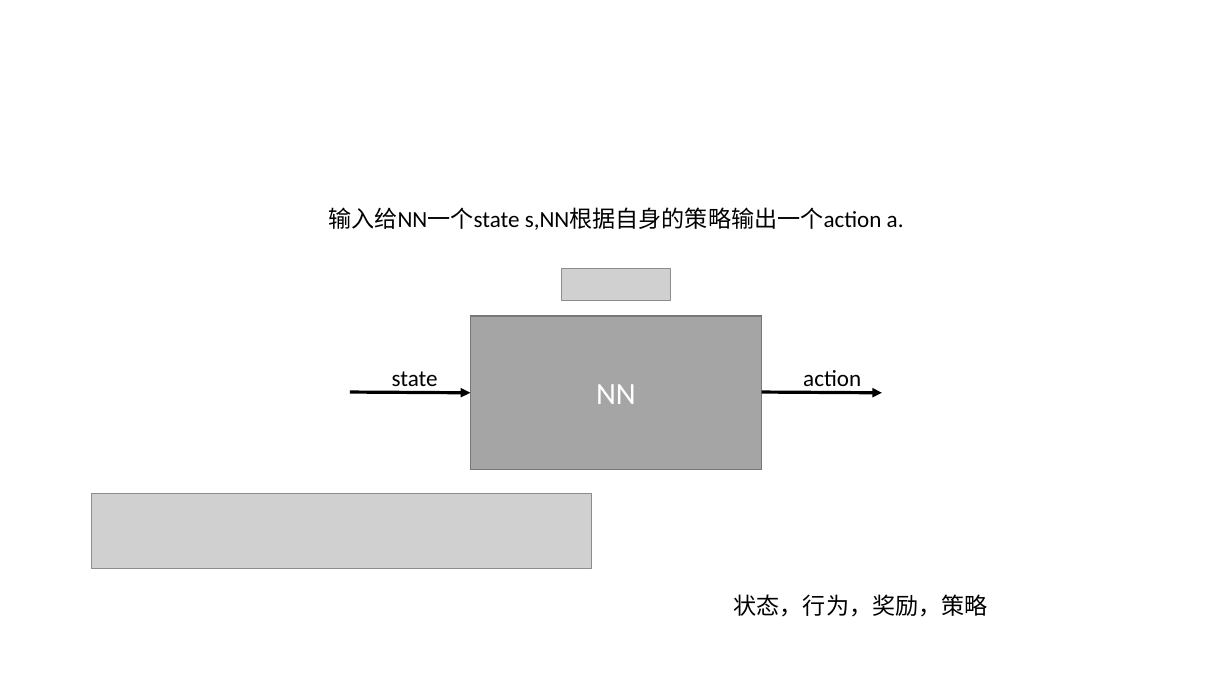
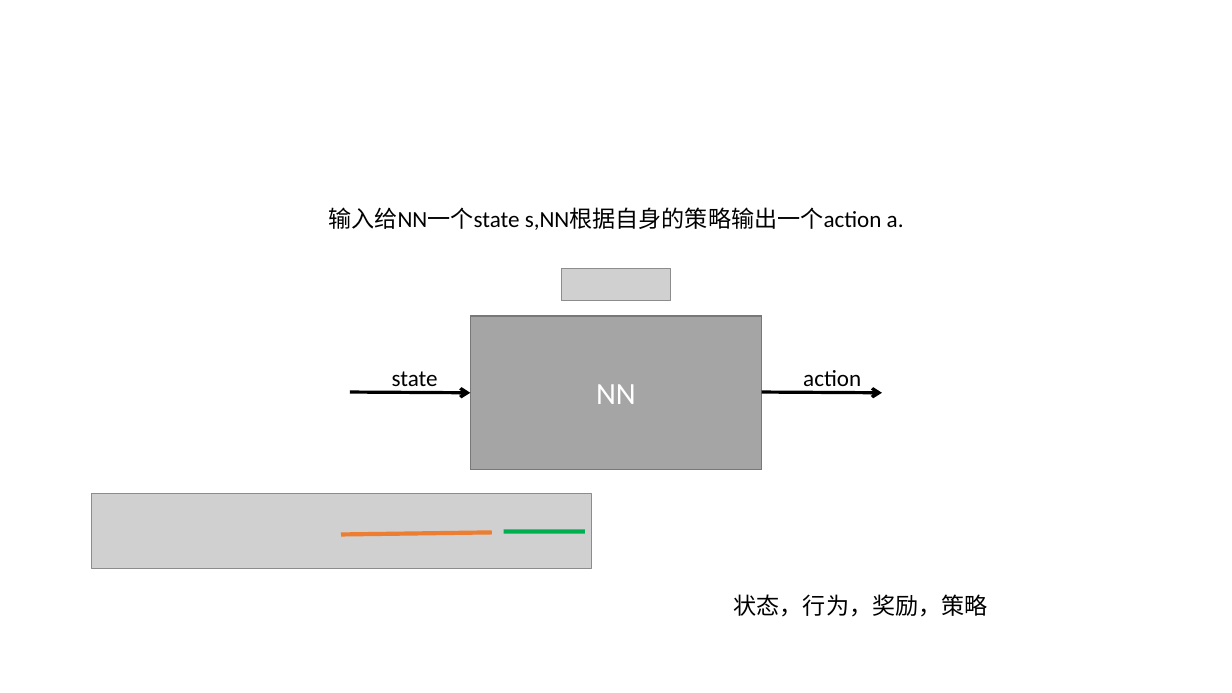
Before and after one commit to xhsun1997/rumor_project, a slide deck: slide 39 of 新建 PPT 演示文稿.ppt (slide 36 before the commit). Drawn at 1232x693 pixels with LibreOffice and Linux fonts; fonts in the diff are those of the drawing; grey boxes stand for pictures. Boxes give left, top, right and bottom in pixels: in the first picture for what was removed or moved away, otherwise in the second. Text is boxed around its words. In the diff, an @@ line names an element or a change of style, - is before the commit and + after.

Commit message:
add ppt 2

```diff
--- a/新建 PPT 演示文稿.ppt
+++ b/新建 PPT 演示文稿.ppt
@@ line added from (341, 534) to (491, 532), #ED7D31 3.26 pt @@
@@ line added from (503, 531) to (585, 531), #00B050 3.26 pt @@
```
Also in this commit, not shown: 21 other slides changed, 14 slides added, 4 slides removed.
